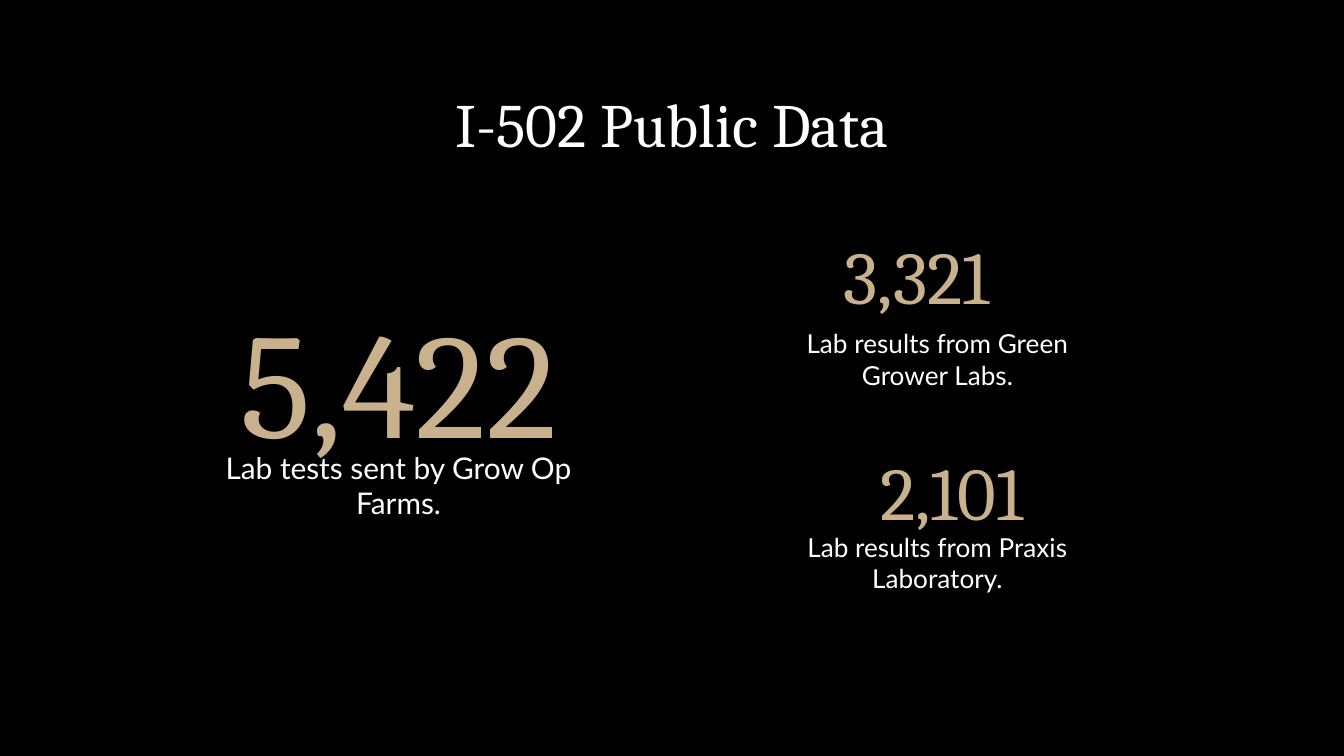
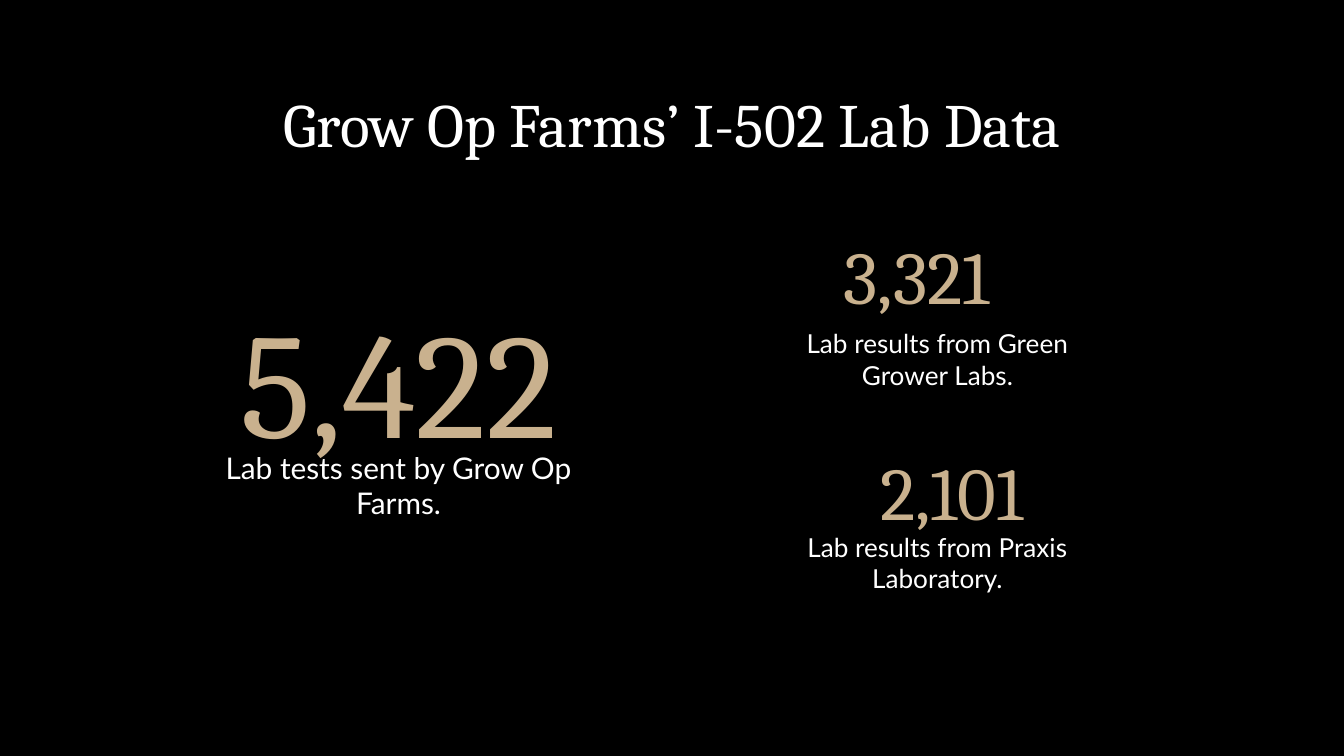
Before and after one commit to whit3am/i502_lab_results, a slide deck: slide 8 of reports/I502 Analysis Powerpoint.odp (slide 6 before the commit). Drawn at 1344x756 pixels with LibreOffice and Linux fonts; fonts in the diff are those of the drawing; background and template pictures are left out. Boxes give left, top, right and bottom in pixels: in the first picture for what was removed or moved away, otherwise in the second. Text is boxed around its words. In the diff, an @@ line names an element or a change of style, - is before the commit and + after.

```diff
--- a/reports/I502 Analysis Powerpoint.odp
+++ b/reports/I502 Analysis Powerpoint.odp
@@ title at [283,104,1060,160]: text changed @@
-I-502 Public Data
+Grow Op Farms’ I-502 Lab Data
```
Also in this commit, not shown: 5 other slides changed, 3 slides added, 5 slides removed, 1 other file.
